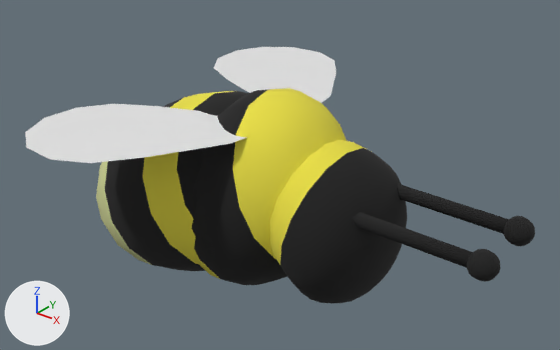
The glTF model Core/Art/Bee.glb as it was, and as the next commit left it.
Before and after are seen from a camera (50 mm lens) standing at (3.05, -3.81, 2.56) and looking at (-0.06, 0.08, 0.15). Lighting does not change. The marker at lower left points along +X, +Y and +Z. Where no turn or scale is listed for an object, it has been applied to the vertices. Vertices at the same position are counted once.

Objects in the first picture: 'Antenna', 'Antenna.001', 'Back', 'Center', 'Head', 'Wing_L', 'Wing_R'.
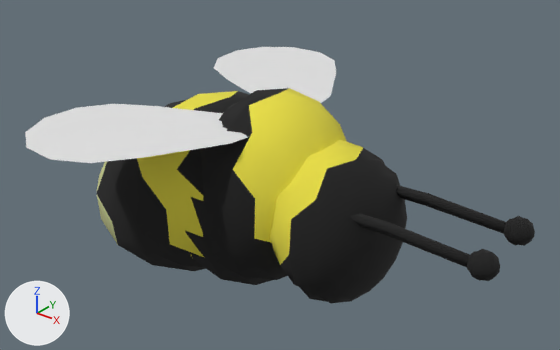
Pixel boxes [x1, y1, x2, y2] of what changed, in the pictures (560 x 350 px):
'Center', reshaped
    before: [192, 88, 347, 285]
    after: [185, 88, 347, 285]
'Head', reshaped
    before: [270, 140, 407, 304]
    after: [270, 140, 407, 303]
'Back', reshaped
    before: [96, 91, 248, 271]
    after: [97, 91, 249, 271]
'Antenna', reshaped
    before: [397, 183, 535, 246]
    after: [396, 185, 535, 246]
part 1 of me_sphere, deleted
    before: [96, 91, 248, 271]
part 2 of me_sphere_001, deleted
    before: [192, 88, 347, 285]
part 3 of me_sphere_002, deleted (black)
    before: [270, 140, 407, 304]

The change, as a list of edits to the scene's bpy script:
```text
Change me_sphere:
    used by ob_back; location = (-0.713, 0.0, 0.0)
    remove me_sphere.from_pydata(...)  # 242 vertices, 480 faces; spans x -1.0..0.94, y -0.67..0.67, z -0.89..0.68
    add me_sphere.from_pydata(...)  # 122 vertices, 240 faces; spans x -1.0..0.93, y -0.66..0.66, z -0.87..0.68
    me_sphere part 1: 120 vertices removed from x -1.0..0.94, y -0.67..0.67, z -0.89..0.67
Change me_sphere_001:
    used by ob_center; location = (-0.151, 0.0, 0.0)
    remove me_sphere_001.from_pydata(...)  # 242 vertices, 480 faces; spans x -0.64..0.64, y -0.61..0.61, z -0.74..0.81
    add me_sphere_001.from_pydata(...)  # 122 vertices, 240 faces; spans x -0.63..0.63, y -0.61..0.61, z -0.72..0.81
    me_sphere_001 part 2: 120 vertices removed from x -0.64..0.64, y -0.61..0.61, z -0.74..0.8
Change me_sphere_002:
    used by ob_head; location = (0.507, 0.0, 0.053)
    remove me_sphere_002.from_pydata(...)  # 242 vertices, 480 faces; spans x -0.39..0.406, y -0.542..0.542, z -0.594..0.49
    add me_sphere_002.from_pydata(...)  # 122 vertices, 240 faces; spans x -0.39..0.403, y -0.54..0.54, z -0.59..0.49
    me_sphere_002 part 3: 120 vertices removed from x -0.39..0.406, y -0.542..0.542, z -0.594..0.487
Change me_cylinder:
    used by ob_antenna; location = (0.455, 0.253, 0.224)
    remove me_cylinder.from_pydata(...)  # 107 vertices, 206 faces; spans x -0.049..1.275, y -0.092..0.092, z -0.088..0.088
    add me_cylinder.from_pydata(...)  # 56 vertices, 104 faces; spans x -0.049..1.275, y -0.092..0.088, z -0.088..0.088
    me_cylinder part 4
    51 vertices are removed from x -0.049..1.271, y -0.088..0.092, z -0.088..0.088
    203 faces are deleted
    101 new faces join them
```
